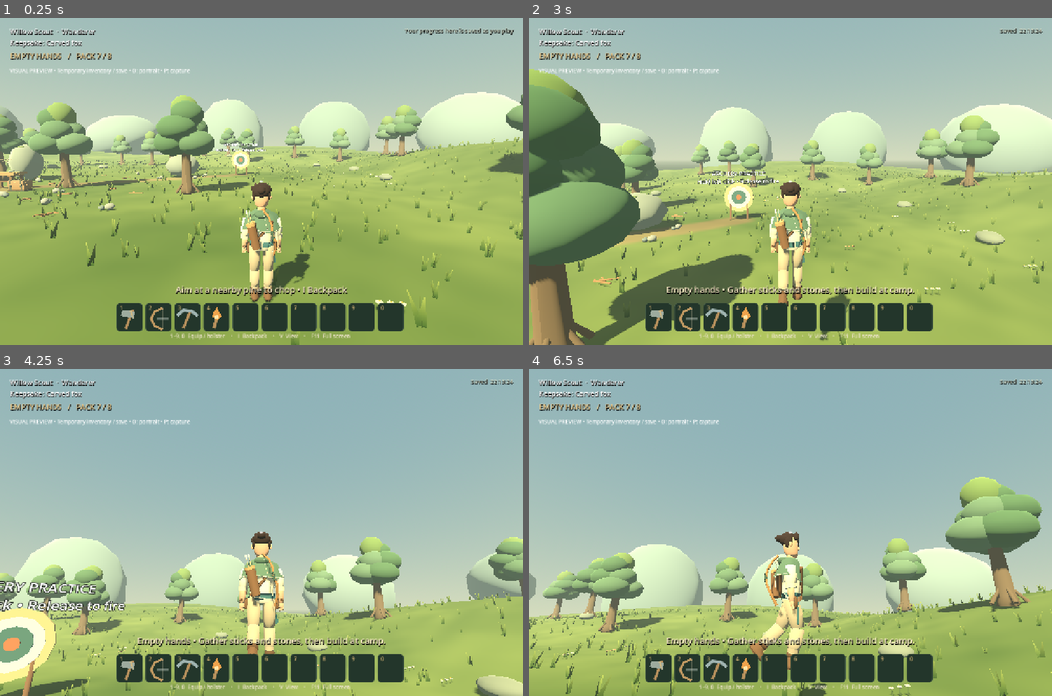
Above: before the commit, frames 1-4 (two rows, left to right).
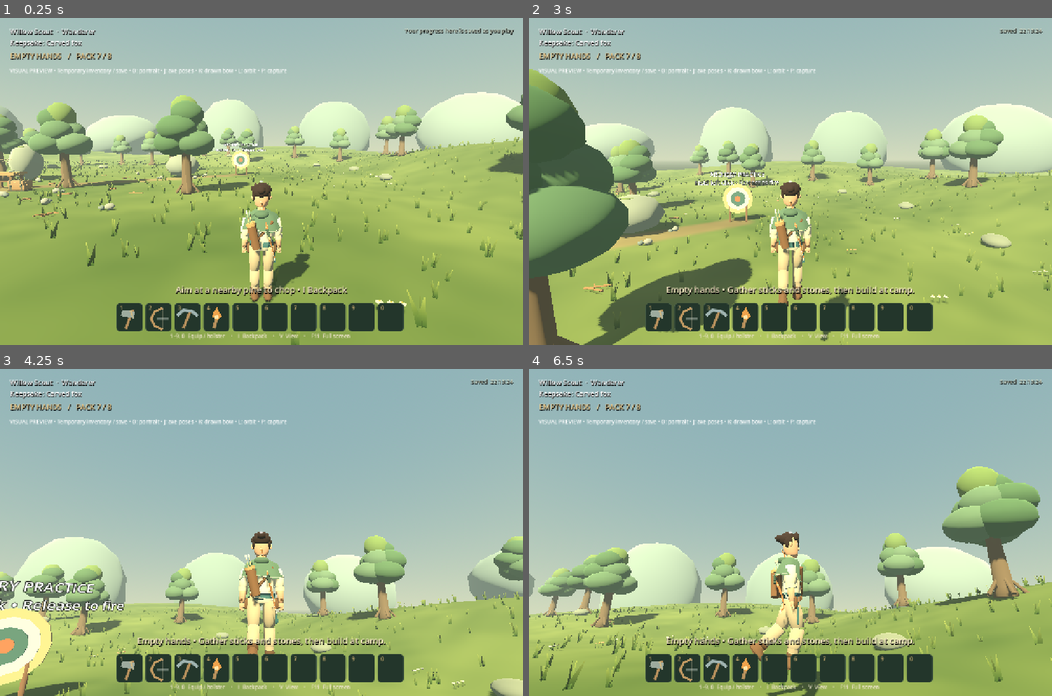
Above: after the commit, the same moments.

Repository: DandyDanner/Ash-iron.
Game: Godot game, scene res://scenes/visual_preview.tscn
The game is run twice, just before and just after one commit, with the same random seed, the same clock (stepped at 60 frames per second) and the same inputs. This scene is started directly instead of the project's main scene.
Inputs (mouse positions are in pixels of both pictures, inside the frame that each line leads up to):
- Up to frame 1 (0.25 s): no input
- Up to frame 2 (3 s): tap Enter at 0.5 s; move the mouse to (816, 181) at 0.52 s; hold W from 0.53 s (still down); tap J at 0.6 s; click (816, 181) at 0.67 s; tap Space at 0.77, 1.07, 1.52, 1.82 s; tap K at 0.8, 1.35 s; move the mouse to (764, 181) at 1.27 s; click (764, 181) at 1.42 s; tap L at 1.55, 2.1 s; move the mouse to (800, 174) at 2.02 s; click (800, 174) at 2.17 s; tap O at 2.3, 2.85 s; move the mouse to (764, 246) at 2.77 s; click (764, 246) at 2.92 s
- Up to frame 3 (4.25 s): keep holding W; tap Space at 3.02, 3.32, 3.77, 4.07 s; tap J at 3.05, 3.6 s; move the mouse to (298, 535) at 3.52 s; click (298, 535) at 3.67 s; tap K at 3.8 s
- Up to frame 4 (6.5 s): move the mouse to (748, 529) at 4.27 s; tap K at 4.35 s; click (748, 529) at 4.42 s; tap Space at 4.52, 4.82, 6.02, 6.32 s; tap L at 4.55, 5.1 s; move the mouse to (795, 532) at 5.02 s; click (795, 532) at 5.17 s; tap O at 5.3, 5.85 s; move the mouse to (712, 450) at 5.77 s; release W at 5.78 s; hold D from 5.78 s (still down); click (712, 450) at 5.92 s; tap J at 6.05 s

The runs differ from the first frame. In frame 1, 0.3% of the frame differs, in the area x 31-59%, y 15-82%; in frame 2, 10%; in frame 3, 5.6%; in frame 4, 13%, in the area x 0-100%, y 15-100%.

Commit message:
Align axe chops and redesign the upright bow and draw pose

Diff:
--- a/scripts/archery_art.gd
+++ b/scripts/archery_art.gd
@@ -24,12 +24,40 @@
 		feather.rotation.z = angle
 	return result
 
+# Bow coordinates: grip at the origin, limbs along Y, shooting direction -Z.
+const HALF_HEIGHT := 0.68
+const STRING_REST := 0.16
+const DRAW_LENGTH := 0.34
+const ARROW_REST := Vector3(0.045, 0.09, 0)
+
+static func limb_point(t: float, side: float, pull: float) -> Vector3:
+	var curve := 0.20 * sin(t * PI / 2) - 0.08 * smoothstep(0.78, 1.0, t)
+	return Vector3(0, side * t * HALF_HEIGHT, curve + pull * 0.055 * sin(t * PI))
+
 static func bow(parent: Node3D) -> Dictionary:
-	var points := [Vector3(0, -0.52, 0.04), Vector3(-0.10, -0.35, -0.06), Vector3(-0.13, -0.16, -0.15), Vector3(-0.10, 0, -0.18), Vector3(-0.13, 0.16, -0.15), Vector3(-0.10, 0.35, -0.06), Vector3(0, 0.52, 0.04)]
-	for i in range(points.size() - 1):
-		segment(parent, points[i], points[i + 1], 0.024, Color("b0804e"))
-	for i in range(5):
-		Model.cylinder(parent, Vector3(-0.10, -0.07 + i * 0.035, -0.18), 0.033, 0.025, Color("465c4c"))
-	var lower := segment(parent, points[0], Vector3.ZERO, 0.004, Color("e4d4ab"))
-	var upper := segment(parent, Vector3.ZERO, points[-1], 0.004, Color("e4d4ab"))
-	return {"lower": lower, "upper": upper}
+	var limbs: Array[MeshInstance3D] = []
+	for side in [-1.0, 1.0]:
+		for i in range(12):
+			var t := float(i) / 12
+			var limb := segment(parent, limb_point(t, side, 0), limb_point(t + 1.0 / 12, side, 0), lerpf(0.027, 0.010, t), Color("aa7547"))
+			limb.name = "Limb_%s_%d" % [side, i]
+			limbs.append(limb)
+		# Pale horn tips and contrasting bindings make the recurve silhouette readable.
+		segment(parent, limb_point(0.94, side, 0), limb_point(1, side, 0), 0.014, Color("d4c5a0"))
+		for y in [0.12, 0.15]:
+			Model.cylinder(parent, limb_point(y / HALF_HEIGHT, side, 0), 0.029, 0.012, Color("d0b481"))
+	for i in range(7):
+		Model.cylinder(parent, Vector3(0, -0.075 + i * 0.025, 0), 0.034, 0.021, Color("465c4c"))
+	var lower := segment(parent, limb_point(1, -1, 0), ARROW_REST + Vector3(0, 0, STRING_REST), 0.003, Color("eee0bb"))
+	var upper := segment(parent, ARROW_REST + Vector3(0, 0, STRING_REST), limb_point(1, 1, 0), 0.003, Color("eee0bb"))
+	return {"lower": lower, "upper": upper, "limbs": limbs}
+
+static func pose_bow(parts: Dictionary, pull: float) -> Vector3:
+	var center := ARROW_REST + Vector3(0, 0, STRING_REST + pull * DRAW_LENGTH)
+	place_segment(parts.lower, limb_point(1, -1, pull), center)
+	place_segment(parts.upper, center, limb_point(1, 1, pull))
+	for side_index in range(2):
+		var side := -1.0 if side_index == 0 else 1.0
+		for i in range(12):
+			place_segment(parts.limbs[side_index * 12 + i], limb_point(float(i) / 12, side, pull), limb_point(float(i + 1) / 12, side, pull))
+	return center
--- a/scripts/starter_bow.gd
+++ b/scripts/starter_bow.gd
@@ -40,8 +40,6 @@
 		_refresh()
 
 func _refresh() -> void:
-	var middle := Vector3(0, 0, charge() * 0.28)
-	Art.place_segment(strings.lower, Vector3(0, -0.52, 0.04), middle)
-	Art.place_segment(strings.upper, middle, Vector3(0, 0.52, 0.04))
+	var middle := Art.pose_bow(strings, charge())
 	nocked.visible = drawing
-	nocked.position = middle + Vector3(0, 0, -0.28)
+	nocked.position = middle + Vector3(0, 0, -0.39)
--- a/scripts/traveler_model.gd
+++ b/scripts/traveler_model.gd
@@ -156,14 +156,7 @@
 			# The tool's long axis crosses the palm instead of pointing into the elbow.
 			tool_grip = joint(hand, "ToolGrip", Vector3(0, -0.02, 0.045))
 			tool_grip.rotation.x = 1.35
-			closed_right_fingers = joint(tool_grip, "ClosedFingers", Vector3.ZERO)
-			for finger in range(4):
-				var y := -0.034 + finger * 0.023
-				for bend in range(5):
-					var a := 0.45 + bend * 0.82
-					var b := a + 0.82
-					segment(closed_right_fingers, Vector3(cos(a) * 0.027, y, sin(a) * 0.027), Vector3(cos(b) * 0.027, y, sin(b) * 0.027), 0.011, skin)
-			oval(closed_right_fingers, Vector3(0.028, 0.047, 0), Vector3(0.035, 0.059, 0.032), skin)
+			closed_right_fingers = gripping_fingers(tool_grip, skin)
 			closed_right_fingers.hide()
 	# Layered sash follows the waist, and a loose tail reads clearly from behind.
 	for n in range(5):
@@ -254,9 +247,36 @@
 	for side in [-1.0, 1.0]:
 		oval(cape, Vector3(side * 0.07, 0.08, 0.11), Vector3(0.03, 0.03, 0.012), Color("d7b870"))
 
+static func gripping_fingers(parent: Node3D, skin: Color) -> Node3D:
+	var fingers := joint(parent, "ClosedFingers", Vector3.ZERO)
+	for finger in range(4):
+		var y := -0.034 + finger * 0.023
+		for bend in range(5):
+			var a := 0.45 + bend * 0.82
+			var b := a + 0.82
+			segment(fingers, Vector3(cos(a) * 0.027, y, sin(a) * 0.027), Vector3(cos(b) * 0.027, y, sin(b) * 0.027), 0.011, skin)
+	oval(fingers, Vector3(0.028, 0.047, 0), Vector3(0.035, 0.059, 0.032), skin)
+	return fingers
+
 func set_tool_grip(gripping: bool) -> void:
 	open_right_fingers.visible = not gripping
 	closed_right_fingers.visible = gripping
+
+func reach_hand(index: int, target: Vector3, bend_hint: Vector3) -> void:
+	# Two rigid arm segments reach the bow grip/string without stretching the model.
+	var shoulder: Vector3 = arms[index].global_position
+	var scale_factor := global_basis.get_scale().x
+	var upper_length := 0.28 * scale_factor
+	var lower_length := 0.26 * scale_factor
+	var offset := target - shoulder
+	var distance := clampf(offset.length(), 0.03, upper_length + lower_length - 0.001)
+	var direction := offset.normalized()
+	var hint := global_basis.orthonormalized() * bend_hint
+	var bend := (hint - direction * hint.dot(direction)).normalized()
+	var along := (upper_length * upper_length - lower_length * lower_length + distance * distance) / (2 * distance)
+	var elbow := shoulder + direction * along + bend * sqrt(maxf(0, upper_length * upper_length - along * along))
+	arms[index].global_basis = Basis(Quaternion(Vector3.DOWN, (elbow - shoulder).normalized())) * Basis.from_scale(Vector3.ONE * scale_factor)
+	forearms[index].global_basis = Basis(Quaternion(Vector3.DOWN, (shoulder + direction * distance - elbow).normalized())) * Basis.from_scale(Vector3.ONE * scale_factor)
 
 func animate_movement(delta: float, speed: float, grounded: bool, vertical_speed: float, item: String, swing: float, draw: float) -> void:
 	gameplay = true
@@ -268,14 +288,21 @@
 		var side := -1.0 if i == 0 else 1.0
 		legs[i].rotation.x = stride * side if grounded else (-0.25 if i == 0 else 0.35)
 		knees[i].rotation.x = maxf(0, -stride * side) * 0.85 if grounded else 0.48
-		arms[i].rotation.x = -stride * side * 0.65
-		forearms[i].rotation.x = -0.10
+		arms[i].rotation = Vector3(-stride * side * 0.65, 0, side * 0.10)
+		forearms[i].rotation = Vector3(-0.10, 0, 0)
 	if item in ["stone_axe", "stone_pickaxe", "torch"]:
 		arms[1].rotation.x = -0.40
 		forearms[1].rotation.x = -0.45
 		if swing >= 0:
-			arms[1].rotation.x = -0.45 - sin(clampf(swing / 0.6, 0, 1) * PI) * 1.65
-			forearms[1].rotation.x = -0.30
+			# Wind up, chop forward at contact (0.22 s), follow through, recover.
+			if swing < 0.08:
+				arms[1].rotation.x = lerpf(-0.40, -2.1, smoothstep(0, 0.08, swing))
+			elif swing < 0.22:
+				arms[1].rotation.x = lerpf(-2.1, -0.65, smoothstep(0.08, 0.22, swing))
+			elif swing < 0.32:
+				arms[1].rotation.x = lerpf(-0.65, -0.25, smoothstep(0.22, 0.32, swing))
+			else:
+				arms[1].rotation.x = lerpf(-0.25, -0.40, smoothstep(0.32, 0.6, swing))
 	if item == "bow":
 		arms[0].rotation.x = -1.35
 		forearms[0].rotation.x = -0.12
--- a/scripts/view_rig.gd
+++ b/scripts/view_rig.gd
@@ -57,15 +57,16 @@
 		avatar.tool_grip.add_child(tool)
 		tool.scale = Vector3.ONE * 0.72
 		tool.position = Vector3.ZERO
-		tool.rotation = Vector3(0, PI, 0) # Keep the axe blade on the outside of the right hand.
+		tool.rotation = Vector3(0, PI / 2, 0) # The cutting edge leads forward in the vertical chopping plane.
 		tool.hide()
 		held[pair[0]] = tool
 	first_torch_light = player.axe.get_node("Torch/WarmLight")
 	third_torch_light = held.torch.get_node("WarmLight")
-	held_bow = Traveler.joint(avatar.left_hand, "HeldBow", Vector3(0, -0.05, 0.01))
-	held_bow.scale = Vector3.ONE * 0.73
-	held_bow.rotation = Vector3(1.47, PI, 0)
+	held_bow = Traveler.joint(avatar.left_hand, "HeldBow", Vector3.ZERO)
+	held_bow.scale = Vector3.ONE * 0.82
 	bow_strings = Archery.bow(held_bow)
+	var bow_fingers := Traveler.gripping_fingers(held_bow, avatar.left_hand.get_child(0).material_override.albedo_color)
+	bow_fingers.scale = Vector3.ONE * 1.12
 	drawn_arrow = Archery.arrow(held_bow)
 	back_bow = Traveler.joint(avatar.body, "StowedBow", Vector3(-0.12, 1.30, -0.24))
 	back_bow.rotation.z = -0.25
@@ -97,17 +98,22 @@
 	for item in held:
 		held[item].visible = player.equipped_item == item
 	held_bow.visible = player.equipped_item == "bow"
+	avatar.left_hand.get_node("OpenFingers").visible = not held_bow.visible
 	back_bow.visible = player.inventory.count("bow") > 0 and not held_bow.visible
 	quiver.visible = player.inventory.count("bow") > 0 or player.inventory.count("arrow") > 0
 	arrow_feathers.visible = player.inventory.count("arrow") > 0
 	first_torch_light.visible = not third_person
 	third_torch_light.visible = third_person
 	var pull: float = player.bow.charge()
-	var center := Vector3(0, 0, pull * 0.28)
-	Archery.place_segment(bow_strings.lower, Vector3(0, -0.52, 0.04), center)
-	Archery.place_segment(bow_strings.upper, center, Vector3(0, 0.52, 0.04))
+	var center := Archery.pose_bow(bow_strings, pull)
+	if held_bow.visible:
+		avatar.reach_hand(0, avatar.body.to_global(Vector3(-0.13, 1.38, 0.46)), Vector3(-1, -0.4, 0))
+		# Cancel the arm's rotation: limbs stay upright and the arrow points ahead.
+		held_bow.global_basis = avatar.global_basis.orthonormalized() * Basis(Vector3.UP, PI) * Basis.from_scale(Vector3.ONE * 0.82 * avatar.scale.x)
+		if player.bow.drawing:
+			avatar.reach_hand(1, held_bow.to_global(center), Vector3(1, 0.1, -0.3))
 	drawn_arrow.visible = player.bow.drawing
-	drawn_arrow.position = center + Vector3(0, 0, -0.28)
+	drawn_arrow.position = center + Vector3(0, 0, -0.39)
 
 func _physics_process(delta: float) -> void:
 	arm.rotation.x = player.camera.rotation.x
--- a/tests/third_person_test.gd
+++ b/tests/third_person_test.gd
@@ -110,7 +110,7 @@
 	# Tools stay outside the forearm while their gripping hand follows the animation.
 	check(rig.avatar.closed_right_fingers.visible and not rig.avatar.open_right_fingers.visible, "Equipped axe did not close the gripping fingers")
 	for held_item in rig.held:
-		for pose in [-1.0, 0.0, 0.22, 0.30, 0.59]:
+		for pose in [-1.0, 0.0, 0.08, 0.22, 0.30, 0.59]:
 			rig.avatar.animate_movement(0.1, 5, true, 0, held_item, pose, 0)
 			check(tool_clears_forearm(rig.held[held_item], rig.avatar.forearms[1]), "%s intersects the forearm during pose %.2f" % [held_item, pose])
 	player.equip_item("")
@@ -126,6 +126,14 @@
 	player.bow.begin_draw()
 	await ticks(55)
 	check(rig.held_bow.visible and not rig.back_bow.visible and rig.drawn_arrow.visible and rig.arm.spring_length < 2.4, "Bow presentation did not follow drawing/equipment")
+	check(rig.held_bow.global_basis.y.normalized().dot(Vector3.UP) > 0.99, "Held bow limbs are sideways")
+	check((-rig.drawn_arrow.global_basis.z.normalized()).dot(rig.avatar.global_basis.z.normalized()) > 0.99, "Nocked arrow does not point forward")
+	var nock: Vector3 = rig.drawn_arrow.to_global(Vector3(0, 0, 0.39))
+	check(nock.distance_to(rig.avatar.right_hand.global_position) < 0.035, "Drawing hand does not meet the bowstring")
+	check(rig.held_bow.global_position.distance_to(rig.avatar.left_hand.global_position) < 0.001, "Bow grip is detached from the left palm")
+	check(rig.drawn_arrow.position.y > 0.08 and rig.drawn_arrow.position.x > 0.04, "Nocked arrow passes through the bow grip")
+	var lower: Node3D = rig.bow_strings.lower
+	check(nock.distance_to(lower.to_global(Vector3(0, 0.5, 0))) < 0.001, "Arrow nock does not meet the string")
 	player.fire_bow()
 	await ticks(30)
 	var target: Node3D = current_scene.get_node("ClearingResources/PracticeTarget")
@@ -151,7 +159,12 @@
 	avatar.animate_movement(0.1, 0, false, 4, "", -1, 0)
 	check(avatar.knees[0].rotation.x > 0.4, "Jump pose did not bend the knees")
 	avatar.animate_movement(0.1, 0, true, 0, "stone_axe", 0.22, 0)
-	check(avatar.arms[1].rotation.x < -1.5, "Axe swing has no third-person gesture")
+	var axe: Node3D = rig.held.stone_axe
+	var forward: Vector3 = avatar.global_basis.z.normalized()
+	check((-axe.global_basis.x.normalized()).dot(forward) > 0.90, "Axe cutting edge is sideways at tree contact")
+	var contact_head: Vector3 = axe.to_global(Vector3(0, 0.46, 0))
+	avatar.animate_movement(0.1, 0, true, 0, "stone_axe", 0.08, 0)
+	check((contact_head - axe.to_global(Vector3(0, 0.46, 0))).dot(forward) > 0.3, "Axe head does not travel forward from windup to contact")
 	# Terrain triangle winding must face up: both lighting and collision depend on it.
 	var terrain: MeshInstance3D = current_scene.get_node("VisualClearing").get_child(0)
 	var normals: PackedVector3Array = terrain.mesh.surface_get_arrays(0)[Mesh.ARRAY_NORMAL]
--- a/tests/visual_preview.gd
+++ b/tests/visual_preview.gd
@@ -7,6 +7,8 @@
 var world: Node3D
 var preview_player: Node3D
 var portrait: Camera3D
+var gear_pose := -1
+var portrait_angle := 0.0
 
 func _ready() -> void:
 	Profile.storage_path = Paths.path("visual_preview_profile.json")
@@ -36,7 +38,7 @@
 	player.camera.rotation.x = -0.12
 	player._capture_controls(true)
 	var label := Label.new()
-	label.text = "VISUAL PREVIEW • Temporary inventory / save • O: portrait • P: capture"
+	label.text = "VISUAL PREVIEW • Temporary inventory / save • O: portrait • J: axe poses • K: drawn bow • L: orbit • P: capture"
 	label.position = Vector2(24, 120)
 	label.add_theme_font_size_override("font_size", 13)
 	var hud := CanvasLayer.new()
@@ -49,7 +51,11 @@
 			if is_instance_valid(portrait):
 				portrait.queue_free()
 				portrait = null
+				preview_player.axe.cancel_swing()
+				preview_player.bow.cancel_draw()
+				preview_player.view_rig.set_physics_process(true)
 				preview_player.view_rig.set_mode(true)
+				preview_player._capture_controls(true)
 			else:
 				preview_player._capture_controls(false)
 				portrait = Camera3D.new()
@@ -60,6 +66,23 @@
 				portrait.global_position = avatar.global_position + avatar.global_basis.z.normalized() * 3.1 + Vector3.UP * 1.25
 				portrait.look_at(avatar.global_position + Vector3.UP * 0.95)
 				portrait.make_current()
+		if event.physical_keycode in [KEY_J, KEY_K] and is_instance_valid(portrait):
+			preview_player.view_rig.set_physics_process(false)
+			if event.physical_keycode == KEY_J:
+				gear_pose = (gear_pose + 1) % 4
+				preview_player.equip_item("stone_axe")
+				preview_player.axe.elapsed = [-1.0, 0.08, 0.22, 0.32][gear_pose]
+			else:
+				preview_player.equip_item("bow")
+				preview_player.bow.begin_draw()
+				preview_player.bow.advance(0.85)
+			preview_player.view_rig.avatar.animate_movement(0, 0, true, 0, preview_player.equipped_item, preview_player.axe.elapsed, preview_player.bow.charge())
+			preview_player.view_rig._sync_equipment()
+		if event.physical_keycode == KEY_L and is_instance_valid(portrait):
+			portrait_angle += PI / 4
+			var avatar: Node3D = preview_player.view_rig.avatar
+			portrait.global_position = avatar.global_position + avatar.global_basis.orthonormalized() * Vector3(sin(portrait_angle) * 3.1, 1.25, cos(portrait_angle) * 3.1)
+			portrait.look_at(avatar.global_position + Vector3.UP * 0.95)
 		if event.physical_keycode == KEY_P:
 			await RenderingServer.frame_post_draw
 			var path := Paths.path("graphics_preview.png")
Not shown, changed: README.md
Not shown, changed: docs/STATUS.md
